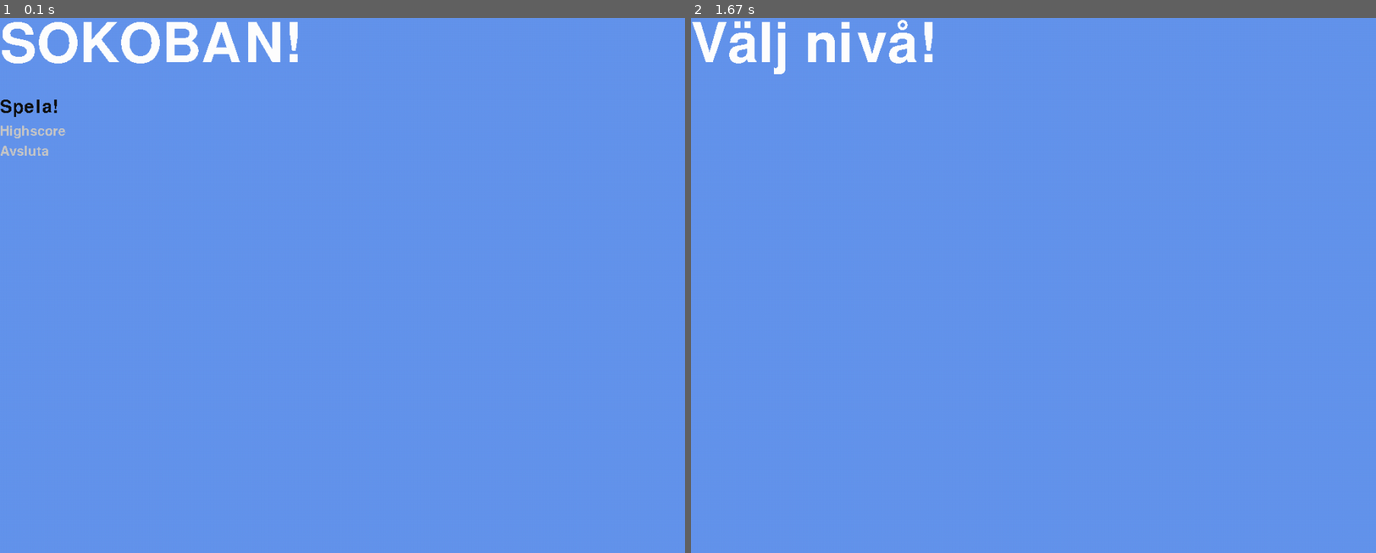
Above: before the commit, frames 1-2 (left to right).
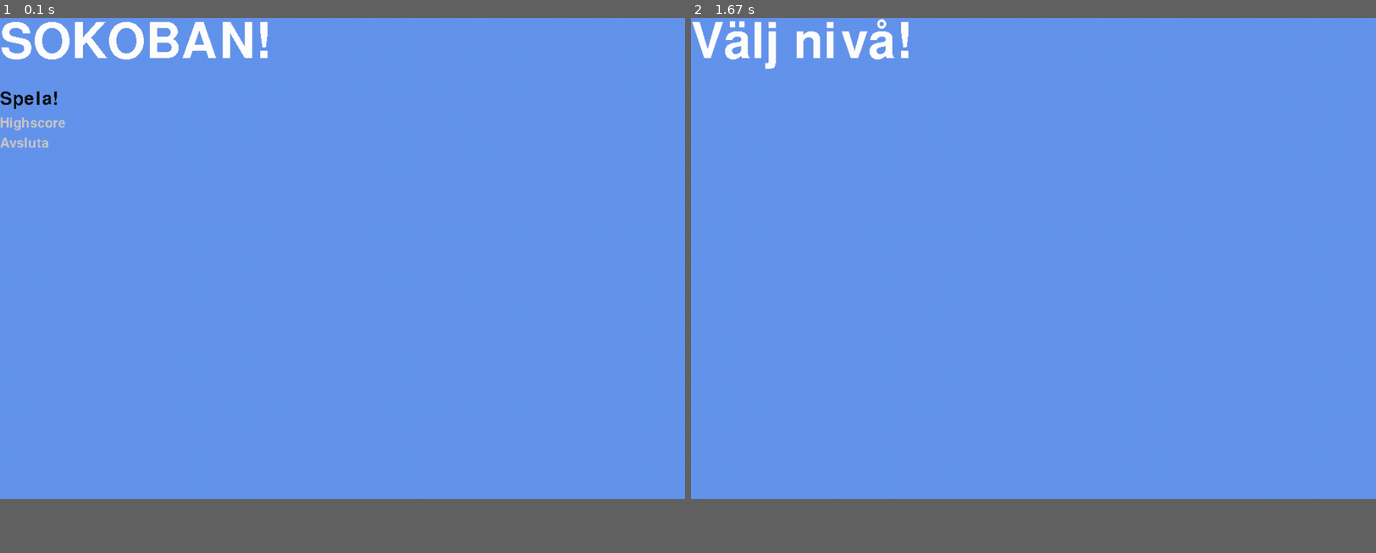
Above: after the commit, the same moments.

Repository: Nonju/sokoban
Game: pygame game, started from pygame/sokoban.py
Same seed, same stepped clock (60 frames per second), same inputs: the game is played once before the commit and once after it.
Inputs:
- Up to frame 1 (0.1 s): no input
- Up to frame 2 (1.67 s): tap Enter at 0.33 s
The window is 900x703 before the commit and 900x632 after it. Grey fills any space a smaller window leaves; there, only what the larger window draws over its background counts as a difference.

The runs differ from the first frame. In frame 1, 2.4% of the frame differs, in the area x 0-44%, y 0-26%; in frame 2, 1.4%.

Commit message:
Ensure window size never larger than monitor size

Diff:
--- a/pygame/sokoban.py
+++ b/pygame/sokoban.py
@@ -19,8 +19,9 @@
 
 
 # Screen
-SCREEN_WIDTH = 1024
-SCREEN_HEIGHT = 800
+screen_info = pygame.display.Info()
+SCREEN_WIDTH = min(screen_info.current_w, 1024)
+SCREEN_HEIGHT = min(screen_info.current_h, 800)
 DISPLAYSURF = pygame.display.set_mode((SCREEN_WIDTH, SCREEN_HEIGHT))
 DISPLAYSURF.fill(colors.BROWN)
 pygame.display.set_caption('Sokoban')
